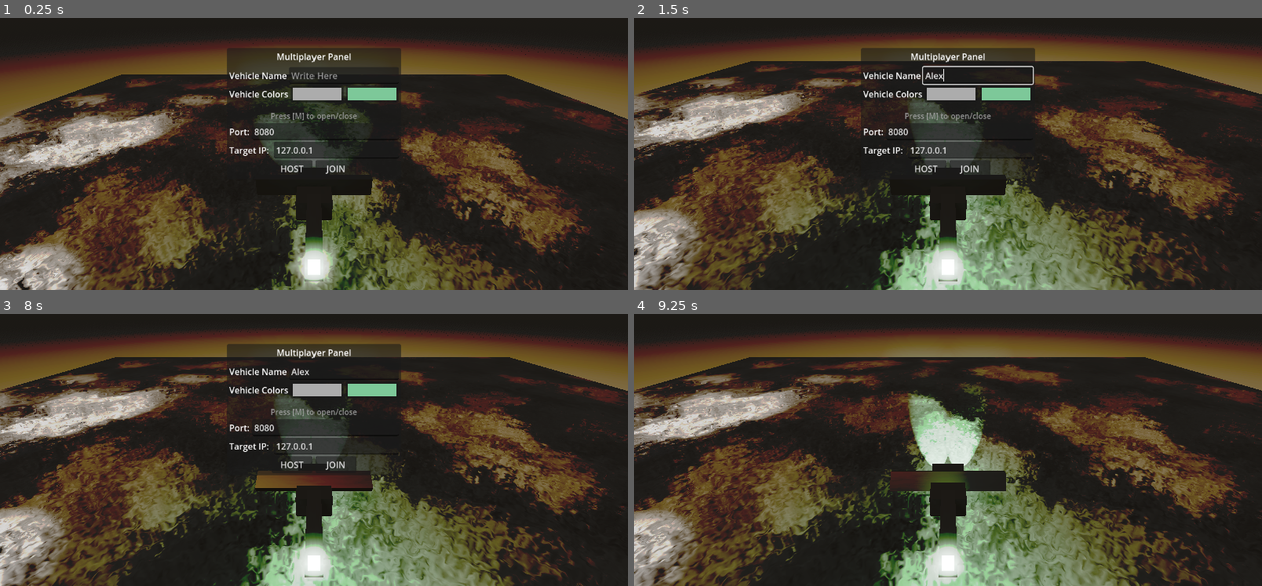
Above: before the commit, frames 1-4 (two rows, left to right).
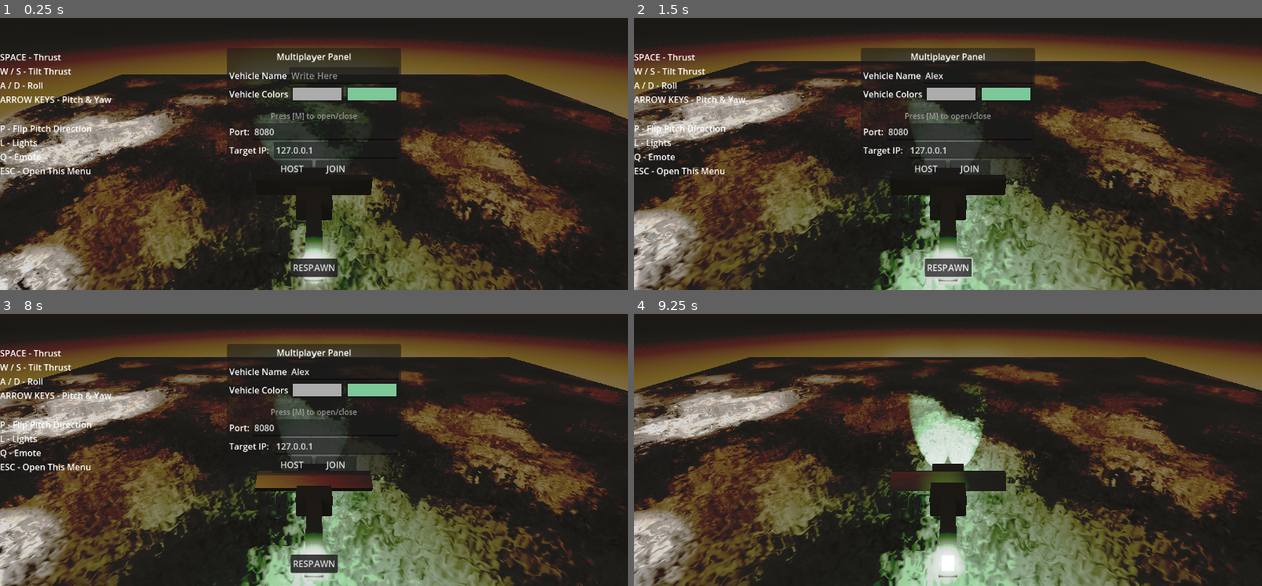
Above: after the commit, the same moments.

Repository: fracter2/here-be-le-dragon
Game: Godot game, scene res://Content/World.tscn
The game is run twice, just before and just after one commit, with the same random seed, the same clock (stepped at 60 frames per second) and the same inputs.
Inputs (mouse positions are in pixels of both pictures, inside the frame that each line leads up to):
- Up to frame 1 (0.25 s): no input
- Up to frame 2 (1.5 s): click (979, 75) at 0.52 s; type "Alex" at 0.6 s; click (948, 268) at 1.25 s, where only the run after the commit has a clickable "RESPAWN"
- Up to frame 3 (8 s): click (314, 564) at 2 s, where only the run after the commit has a clickable "RESPAWN"; click (314, 564) at 2.75 s, where only the run after the commit has a clickable "RESPAWN"; click "HOST" at 3.5 s; hold D (barrel_right) 4.28-5.03 s; tap Q (emote_quacc) at 4.35, 5.85, 7.35 s; hold S (backward) 5.03-5.78 s; tap P (flip_pitch) at 5.1, 6.6 s; tap Enter at 5.75 s; hold D (barrel_right) 5.78-6.53 s; tap Space (thrust_up) at 6.5 s; hold W (forward) 6.53-7.28 s; hold A (barrel_left) from 7.28 s (still down); tap M (Menu) at 7.9 s
- Up to frame 4 (9.25 s): tap M (Menu) at 8 s; tap P (flip_pitch) at 8.1 s; tap Space (thrust_up) at 8.75 s; release A (barrel_left) at 8.78 s; hold S (backward) from 8.78 s (still down); tap Q (emote_quacc) at 8.85 s

The runs differ from the first frame. In frame 1, 1.6% of the frame differs, in the area x 0-54%, y 13-96%; in frame 2, 1.8%, in the area x 0-64%, y 13-96%; in frame 3, 1.6%; in frame 4, nothing differs.
Error after the commit: Invalid assignment of property or key 'global_position' with value of type 'Vector3' on a base object of type 'Nil'. (res://Multiplayer/player_entity_manager.g…

Commit message:
Add respawn menu-button

Diff:
--- a/Content/World.tscn
+++ b/Content/World.tscn
@@ -142,9 +142,9 @@
 fractal_lacunarity = 5.303
 
 [sub_resource type="NoiseTexture2D" id="NoiseTexture2D_wdgk3"]
+noise = SubResource("FastNoiseLite_pq6nd")
+color_ramp = SubResource("Gradient_t4kx2")
 seamless = true
-color_ramp = SubResource("Gradient_t4kx2")
-noise = SubResource("FastNoiseLite_pq6nd")
 
 [sub_resource type="StandardMaterial3D" id="StandardMaterial3D_53wj3"]
 albedo_texture = SubResource("NoiseTexture2D_wdgk3")
@@ -163,6 +163,7 @@
 resource_name = "join_game_dialogue"
 script/source = "extends PanelContainer
 
+@export var visibility_parent: CanvasLayer
 
 # Called when the node enters the scene tree for the first time.
 func _ready() -> void:
@@ -172,8 +173,7 @@
 
 func _input(event: InputEvent) -> void:
 	if event.is_action_pressed(&\"Menu\"):
-		visible = not visible
-
+		toggle_ui_visibility()
 
 func _on_button_host_button_down() -> void:
 	var port: String = $\"MarginContainer/VBoxContainer/port box/PortTextBox\".text
@@ -193,8 +193,12 @@
 
 	MultiplayerManager.join(ip, port.to_int())
 
+
+func toggle_ui_visibility():
+	visibility_parent.visible = not visibility_parent.visible
+
 func _on_sucessfull_join_or_host():
-	visible = not visible
+	toggle_ui_visibility()
 "
 
 [sub_resource type="StyleBoxEmpty" id="StyleBoxEmpty_k5ufn"]
@@ -315,18 +319,22 @@
 spot_angle = 24.9844
 spot_angle_attenuation = 0.203063
 
+[node name="RespawnNode" type="Node3D" parent="."]
+transform = Transform3D(1, 0, 0, 0, 1, 0, 0, 0, 1, 0, 23.161724, 0)
+
 [node name="MultiplayerSpawner" type="MultiplayerSpawner" parent="."]
 _spawnable_scenes = PackedStringArray("uid://d1gyep613eqe1")
 spawn_path = NodePath("../Players")
 spawn_limit = 16
 
-[node name="Players" type="Node3D" parent="."]
+[node name="Players" type="Node3D" parent="." node_paths=PackedStringArray("respawn_pos")]
 transform = Transform3D(1, 0, 0, 0, 1, 0, 0, 0, 1, 0, 6.25382, 0)
 script = ExtResource("2_t4kx2")
+respawn_pos = NodePath("../RespawnNode")
 
 [node name="Menu" type="CanvasLayer" parent="."]
 
-[node name="Join Game Dialauge" type="PanelContainer" parent="Menu"]
+[node name="Join Game Dialauge" type="PanelContainer" parent="Menu" node_paths=PackedStringArray("visibility_parent")]
 anchors_preset = 8
 anchor_left = 0.5
 anchor_top = 0.5
@@ -339,6 +347,7 @@
 grow_horizontal = 2
 grow_vertical = 2
 script = SubResource("GDScript_t4kx2")
+visibility_parent = NodePath("..")
 
 [node name="MarginContainer" type="MarginContainer" parent="Menu/Join Game Dialauge"]
 layout_mode = 2
@@ -466,6 +475,42 @@
 text = "yo"
 script = SubResource("GDScript_hlcxu")
 
+[node name="PanelContainer" type="PanelContainer" parent="Menu"]
+anchors_preset = 7
+anchor_left = 0.5
+anchor_top = 1.0
+anchor_right = 0.5
+anchor_bottom = 1.0
+offset_left = -42.5
+offset_top = -58.0
+offset_right = 42.5
+offset_bottom = -24.0
+grow_horizontal = 2
+grow_vertical = 0
+
+[node name="RespawnButton" type="Button" parent="Menu/PanelContainer"]
+unique_name_in_owner = true
+layout_mode = 2
+text = "RESPAWN"
+
+[node name="Controls Poppup" type="Label" parent="Menu"]
+anchors_preset = 4
+anchor_top = 0.5
+anchor_bottom = 0.5
+offset_top = -11.5
+offset_right = 40.0
+offset_bottom = 11.5
+grow_vertical = 2
+text = "SPACE - Thrust
+W / S - Tilt Thrust
+A / D - Roll
+ARROW KEYS - Pitch & Yaw
+
+P - Flip Pitch Direction
+L - Lights
+Q - Emote
+ESC - Open This Menu"
+
 [connection signal="spawned" from="MultiplayerSpawner" to="Players" method="_on_multiplayer_spawner_spawned"]
 [connection signal="text_changed" from="Menu/Join Game Dialauge/MarginContainer/VBoxContainer/VehicleNameBox/VehicleName" to="Players" method="_player_custom_name_changed"]
 [connection signal="color_changed" from="Menu/Join Game Dialauge/MarginContainer/VBoxContainer/VehicleColorBox/ColorPrimary" to="Players" method="_player_colors_changed"]
--- a/Multiplayer/player_entity_manager.gd
+++ b/Multiplayer/player_entity_manager.gd
@@ -1,11 +1,13 @@
 extends Node3D
 
+
+@export var respawn_pos: Node3D
 
 # Called when the node enters the scene tree for the first time.
 func _ready() -> void:
 	#MultiplayerManager.player_joined.connect(sync_players)
-	pass
-
+	assert(respawn_pos != null, "SET RESPAWN NODE IN PLAYER_ENTITY_MANAGER")
+	(%RespawnButton as Button).pressed.connect(request_respawn)
 
 
 func _player_colors_changed(_color:Color = Color.WHITE):
@@ -45,3 +47,16 @@
 
 func _on_multiplayer_spawner_spawned(_node: Node) -> void:
 	sync_players.rpc()
+
+
+
+func request_respawn():
+	if multiplayer.is_server():
+		respawn_heli(multiplayer.get_unique_id())
+	else:
+		respawn_heli.rpc_id(1, multiplayer.get_unique_id())	# Server id
+
+
+@rpc("any_peer", "call_remote", "reliable")
+func respawn_heli(id: int):
+	get_heli_of_id(id).global_position = respawn_pos.global_position
--- /dev/null
+++ b/UI/respawn.gd
@@ -0,0 +1,11 @@
+extends PanelContainer
+
+
+# Called when the node enters the scene tree for the first time.
+func _ready() -> void:
+	MultiplayerManager.local_joined.connect(request_respawn.bind(multiplayer.get_unique_id()))
+
+
+
+@rpc("any_peer", "call_remote", "reliable")
+func request_respawn(int id):
Not shown: 2 places in Content/World.tscn that only renumber resources
Not shown, added: UI/respawn.gd.uid
